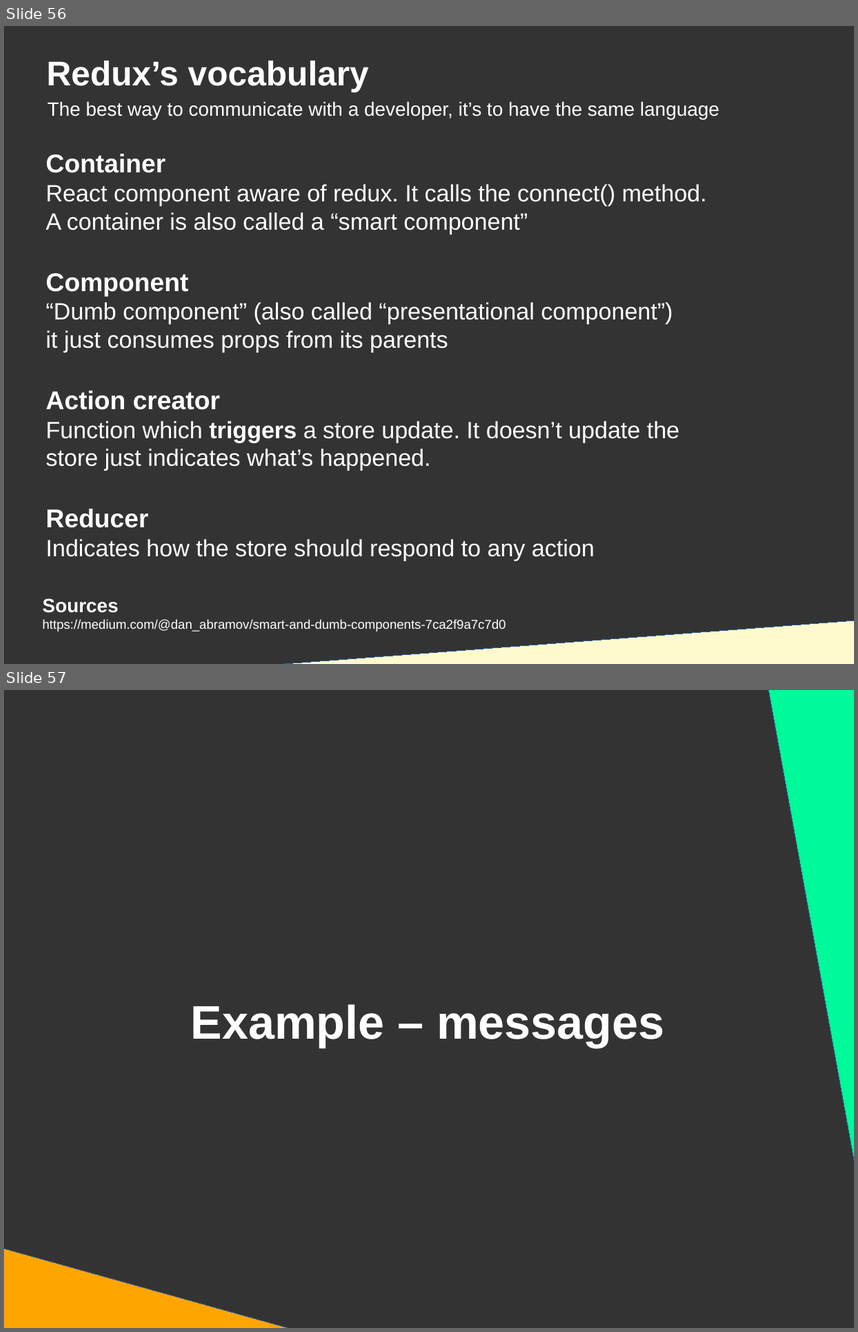
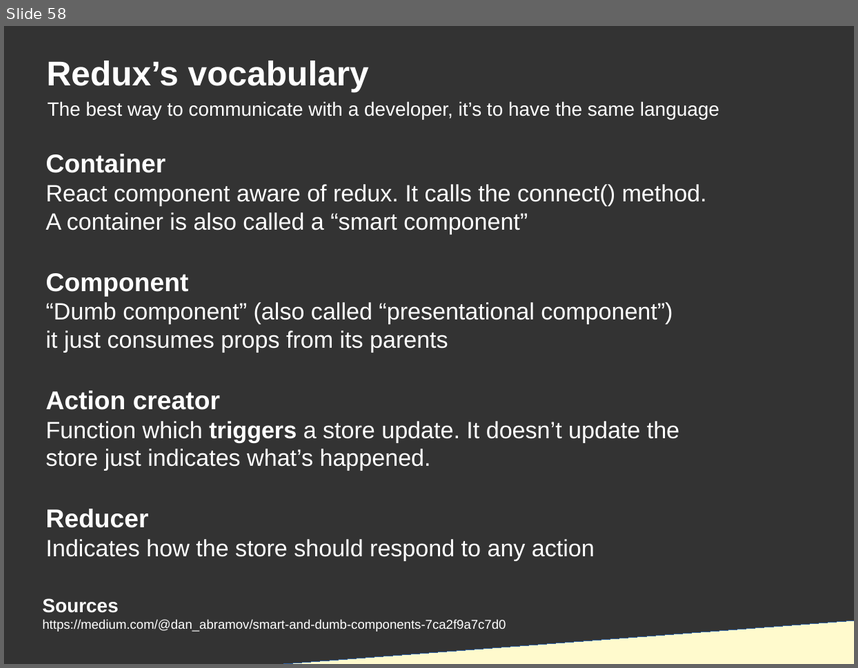
Before and after one commit to DanYellow/presentations, a slide deck: react-redux-101/presentation.odp. Shown one above the other, each under a label of ours: slides 56 and 57 before the commit, slide 58 after it. The pictures are 858x1332 and 858x668 pixels, drawn with LibreOffice and Linux fonts; fonts in the diff are those of the drawing. Boxes give left, top, right and bottom in pixels: in the first picture for what was removed or moved away, otherwise in the second. Text is boxed around its words. In the diff, an @@ line names an element or a change of style, - is before the commit and + after.

```diff
--- a/react-redux-101/presentation.odp
+++ b/react-redux-101/presentation.odp
@@ slide 57 removed at box(4, 690, 854, 1328), background #333333 @@
@@ right triangle removed at box(768, 690, 854, 1192) @@
@@ title removed at box(191, 1004, 664, 1047) @@
-Example – messages
@@ right triangle removed at box(4, 1238, 297, 1328) @@
@@ what was slide 56 is now slide 58 @@
```
Also in this commit, not shown: 6 slides changed, 4 slides added, 1 other slide removed, 1 other file.
